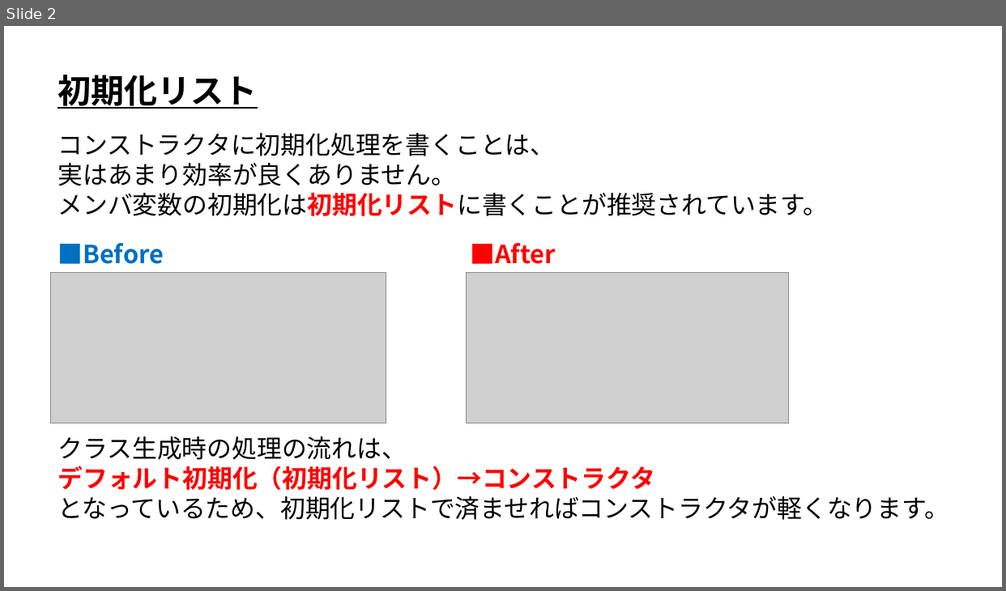
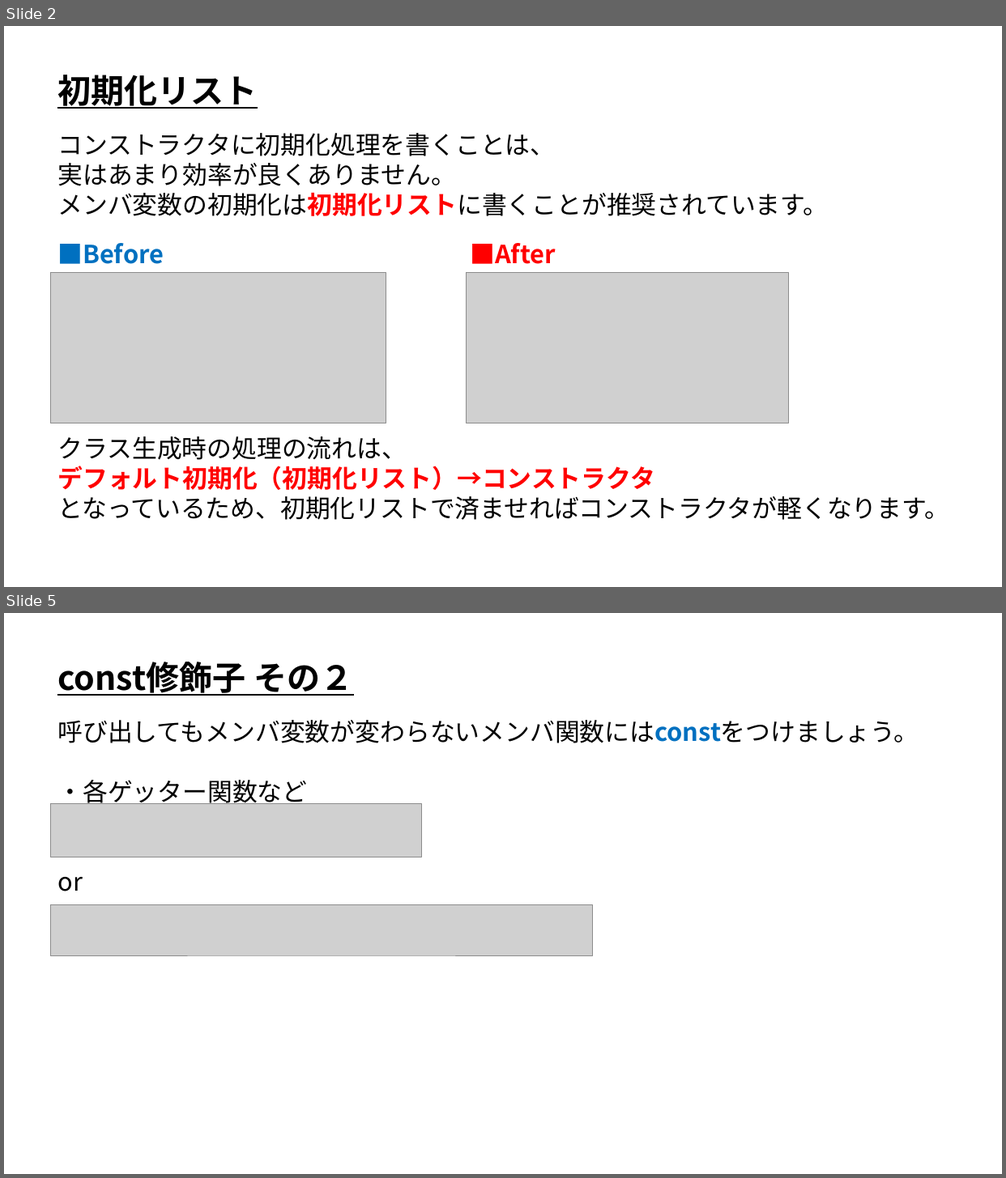
Before and after one commit to ArakiYusuke-Ohara/Textbook, a slide deck: ゲーム科2年/01_後期/キャリアデザインⅢ/コードの質を上げる.pptx. Shown one above the other, each under a label of ours: slide 2 before the commit, slides 2 and 5 after it; the slides between them are not shown. The pictures are 1006x591 and 1006x1178 pixels, drawn with LibreOffice and Linux fonts; fonts in the diff are those of the drawing; grey boxes stand for pictures. Boxes give left, top, right and bottom in pixels: in the first picture for what was removed or moved away, otherwise in the second. Text is boxed around its words. In the diff, an @@ line names an element or a change of style, - is before the commit and + after.

```diff
--- a/ゲーム科2年/01_後期/キャリアデザインⅢ/コードの質を上げる.pptx
+++ b/ゲーム科2年/01_後期/キャリアデザインⅢ/コードの質を上げる.pptx
@@ slide 5 added at (x1=4, y1=613, x2=1002, y2=1174), background #FFFFFF @@
@@ text added at (x1=57, y1=662, x2=353, y2=696), 32 pt, text #000000, bold, underline @@
+const修飾子 その２
@@ text added at (x1=57, y1=720, x2=918, y2=892), 24 pt, text #000000 @@
+呼び出してもメンバ変数が変わらないメンバ関数にはconstをつけましょう。
+・各ゲッター関数など
+or
@@ picture added at (x1=50, y1=804, x2=422, y2=857) @@
@@ picture added at (x1=50, y1=905, x2=592, y2=956) @@
```
Also in this commit, not shown: 1 slide changed, 4 other slides added.
